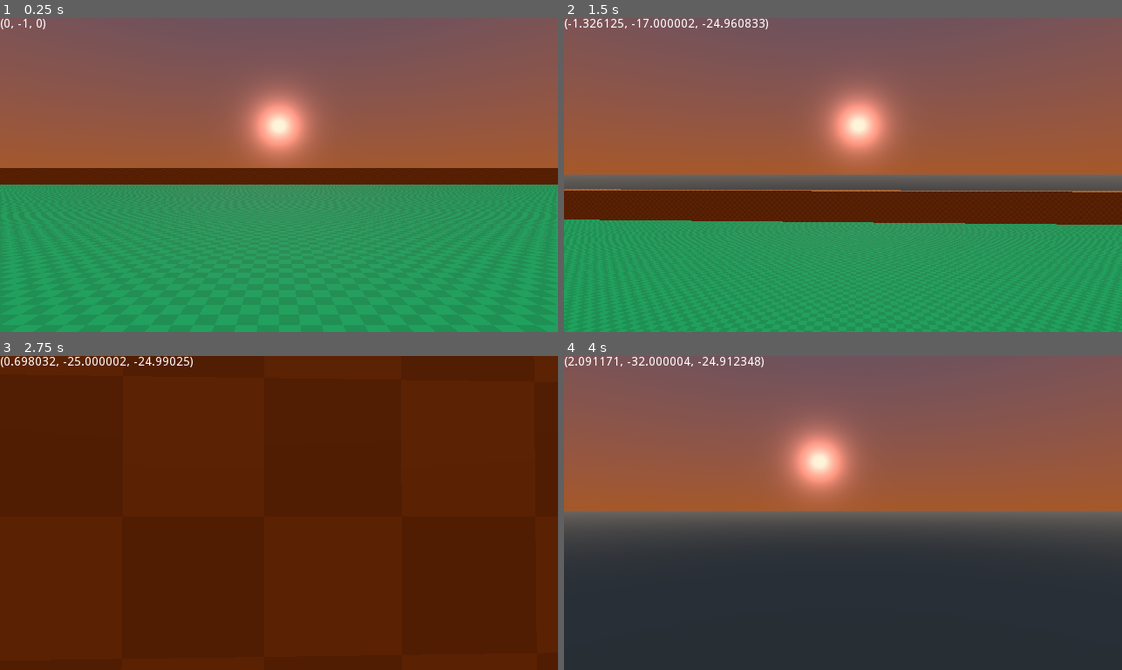
Above: before the commit, frames 1-4 (two rows, left to right).
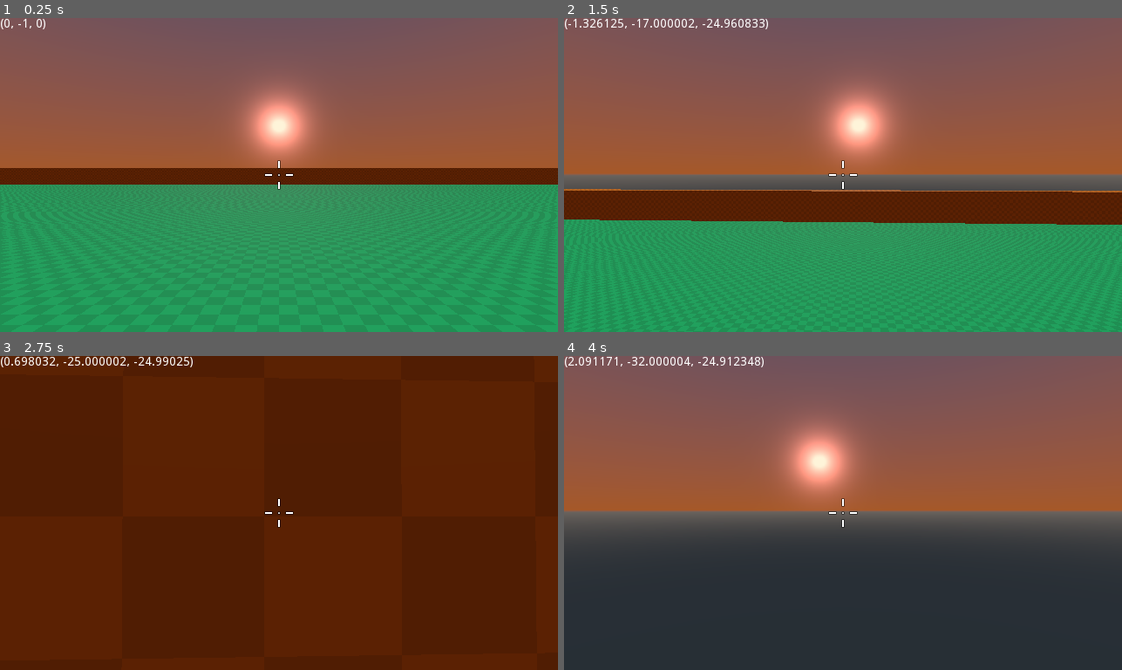
Above: after the commit, the same moments.

Repository: TrickyFatCat/classic-fps-prototype
Game: Godot game, scene res://levels/TestLevel.tscn
Two runs of this game, one before a commit and one after it. Both use one fixed random seed, a clock stepped at 60 frames per second and the inputs below.
Inputs (mouse positions are in pixels of both pictures, inside the frame that each line leads up to):
- Up to frame 1 (0.25 s): no input
- Up to frame 2 (1.5 s): tap Enter at 0.5 s; move the mouse to (870, 175) at 0.52 s; hold , (move_forward) from 0.53 s (still down); tap Space (jump) at 0.77 s; move the mouse to (815, 175) at 1.27 s
- Up to frame 3 (2.75 s): keep holding , (move_forward); tap Space (jump) at 1.52 s; move the mouse to (290, 506) at 2.02 s
- Up to frame 4 (4 s): keep holding , (move_forward); move the mouse to (837, 519) at 2.77 s; tap Space (jump) at 3.02, 3.77 s; move the mouse to (887, 516) at 3.52 s

The runs differ from the first frame. In frame 1, less than 0.1% of the frame differs, in the area x 47-53%, y 45-55%; in frame 2, less than 0.1%; in frame 3, less than 0.1%; in frame 4, less than 0.1%.

Commit message:
Add crosshair

Diff:
--- a/src/entity/player/Player.tscn
+++ b/src/entity/player/Player.tscn
@@ -1,6 +1,7 @@
-[gd_scene load_steps=3 format=2]
+[gd_scene load_steps=4 format=2]
 
 [ext_resource path="res://src/entity/player/player.gd" type="Script" id=1]
+[ext_resource path="res://assets/crosshairs/img_crosshair.png" type="Texture" id=2]
 
 [sub_resource type="CapsuleShape" id=1]
 radius = 0.5
@@ -9,6 +10,10 @@
 collision_layer = 2
 collision_mask = 5
 script = ExtResource( 1 )
+__meta__ = {
+"_edit_horizontal_guides_": [ 180.0 ],
+"_edit_vertical_guides_": [ 320.0 ]
+}
 
 [node name="CollisionShape" type="CollisionShape" parent="."]
 transform = Transform( 1, 0, 0, 0, -1.62921e-07, -1, 0, 1, -1.62921e-07, 0, 1, 0 )
@@ -20,9 +25,26 @@
 current = true
 fov = 90.0
 
+[node name="Crosshair" type="TextureRect" parent="."]
+anchor_right = 1.0
+anchor_bottom = 1.0
+margin_left = 160.0
+margin_top = 90.0
+margin_right = 160.0
+margin_bottom = 90.0
+rect_scale = Vector2( 0.5, 0.5 )
+rect_clip_content = true
+mouse_filter = 2
+texture = ExtResource( 2 )
+stretch_mode = 4
+__meta__ = {
+"_edit_use_anchors_": false
+}
+
 [node name="Label" type="Label" parent="."]
 margin_right = 40.0
 margin_bottom = 14.0
+text = "This is debug label"
 __meta__ = {
 "_edit_use_anchors_": false
 }
Binary file added: assets/crosshairs/img_crosshair.png
Not shown, added: assets/crosshairs/img_crosshair.png.import
